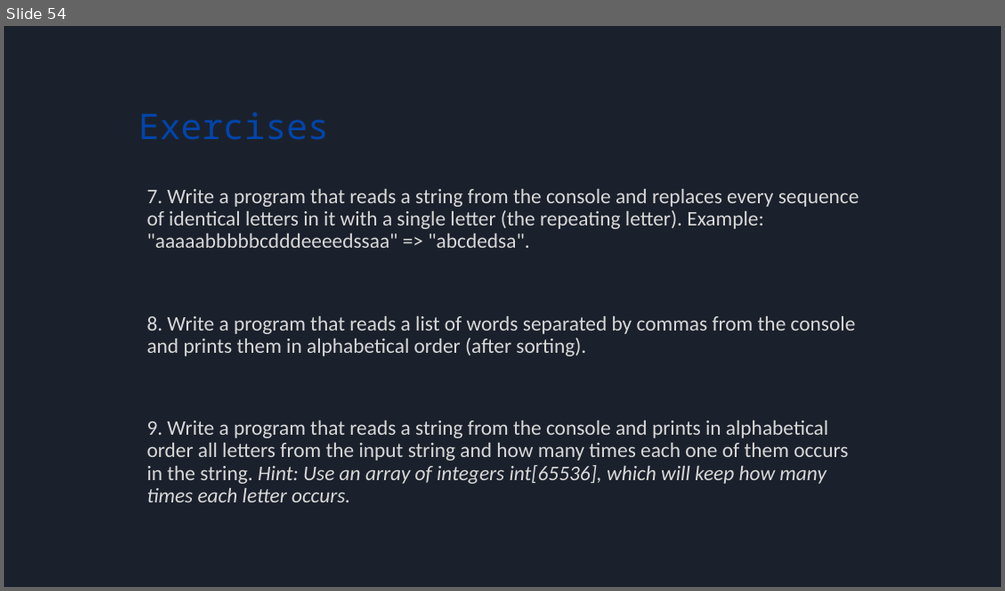
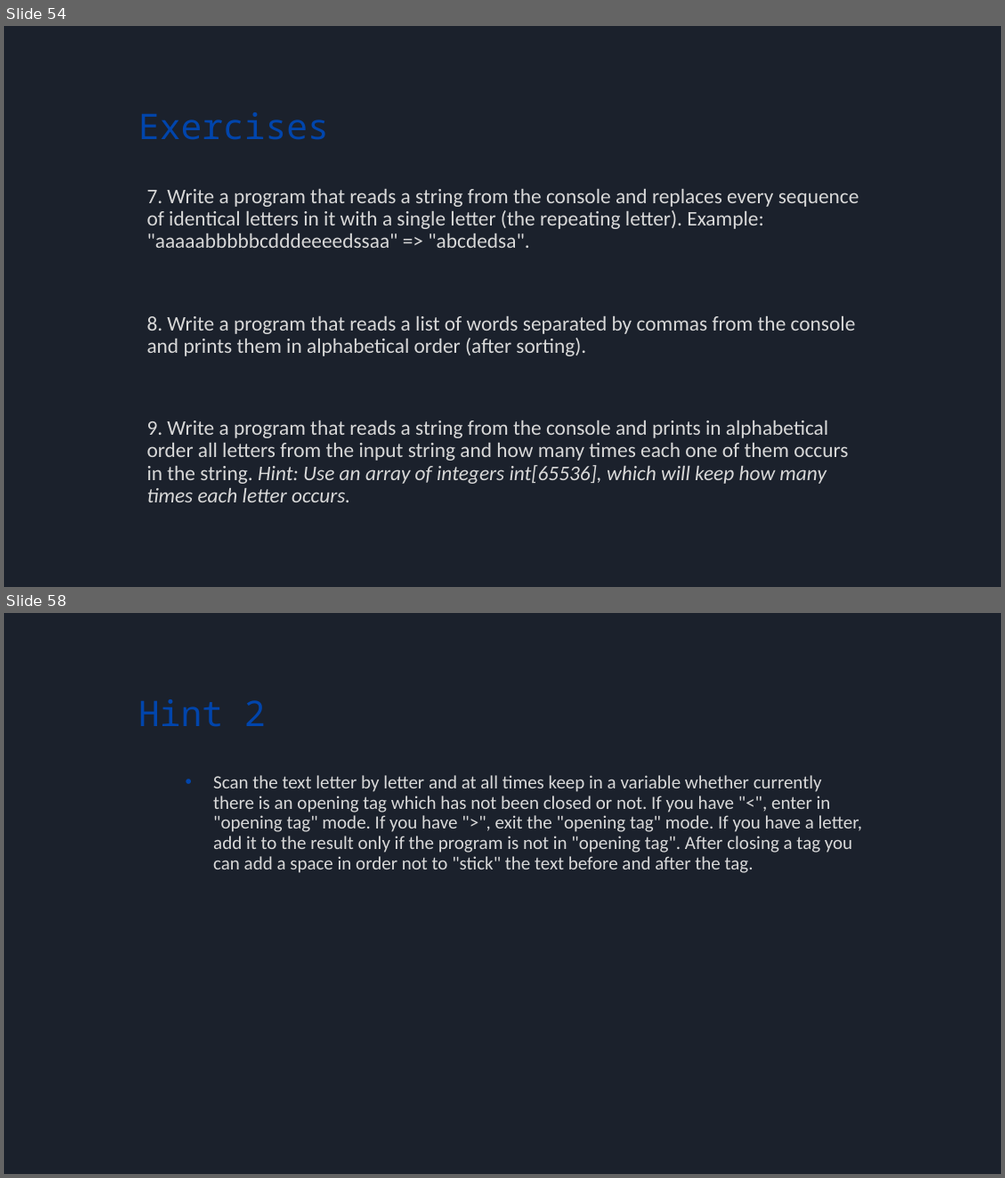
Before and after one commit to bulhard/Principles_Of_Programming, a slide deck: _Presentations/02 Working with strings and texts.pptx. Shown one above the other, each under a label of ours: slide 54 before the commit, slides 54 and 58 after it; the slides between them are not shown. The pictures are 1005x591 and 1005x1178 pixels, drawn with LibreOffice and Linux fonts; fonts in the diff are those of the drawing. Boxes give left, top, right and bottom in pixels: in the first picture for what was removed or moved away, otherwise in the second. Text is boxed around its words. In the diff, an @@ line names an element or a change of style, - is before the commit and + after.

```diff
--- a/_Presentations/02 Working with strings and texts.pptx
+++ b/_Presentations/02 Working with strings and texts.pptx
@@ slide 58 added at (x1=4, y1=613, x2=1001, y2=1174), background #1B212C @@
@@ title added at (x1=138, y1=699, x2=266, y2=727), 34 pt, text #0145AC @@
+Hint 2
@@ text added at (x1=213, y1=775, x2=862, y2=873), 18 pt, text #D8D8D8 @@
+  • Scan the text letter by letter and at all times keep in a variable whether currently there is an opening tag which has not been closed or not. If you have "<", enter in "opening tag" mode. If you have ">", exit the "opening tag" mode. If you have a letter, add it to the result only if the program is not in "opening tag". After closing a tag you can add a space in order not to "stick" the text before and after the tag.
```
Also in this commit, not shown: 3 other slides added.
